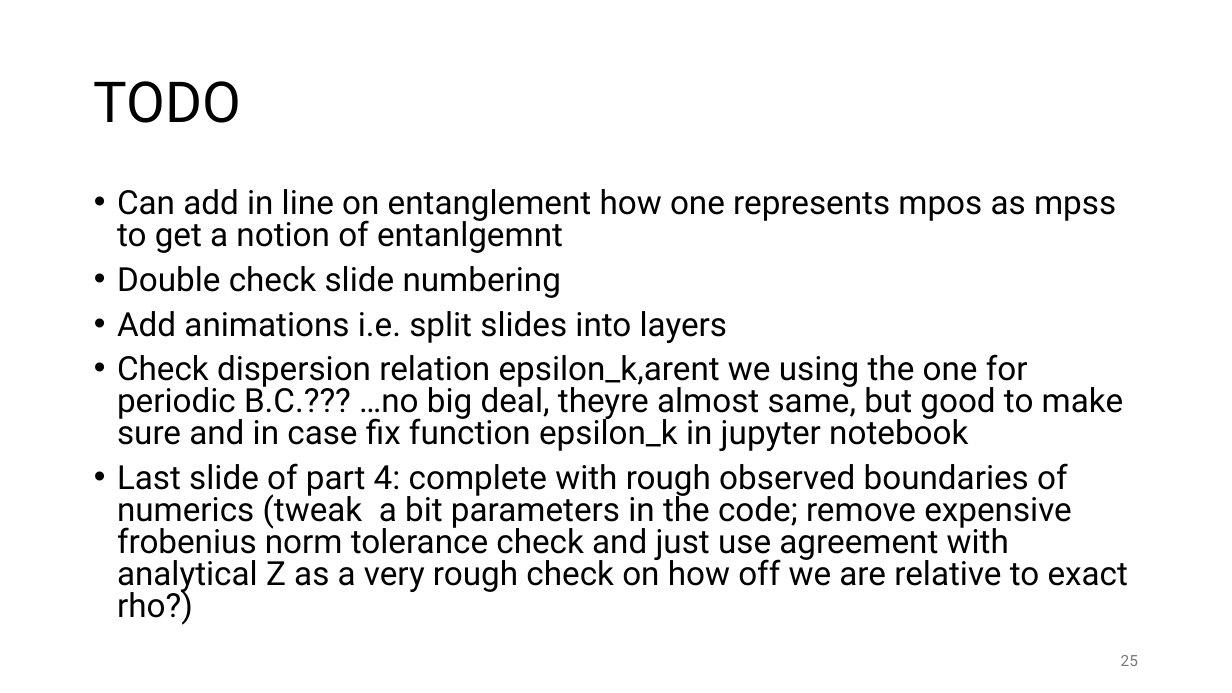
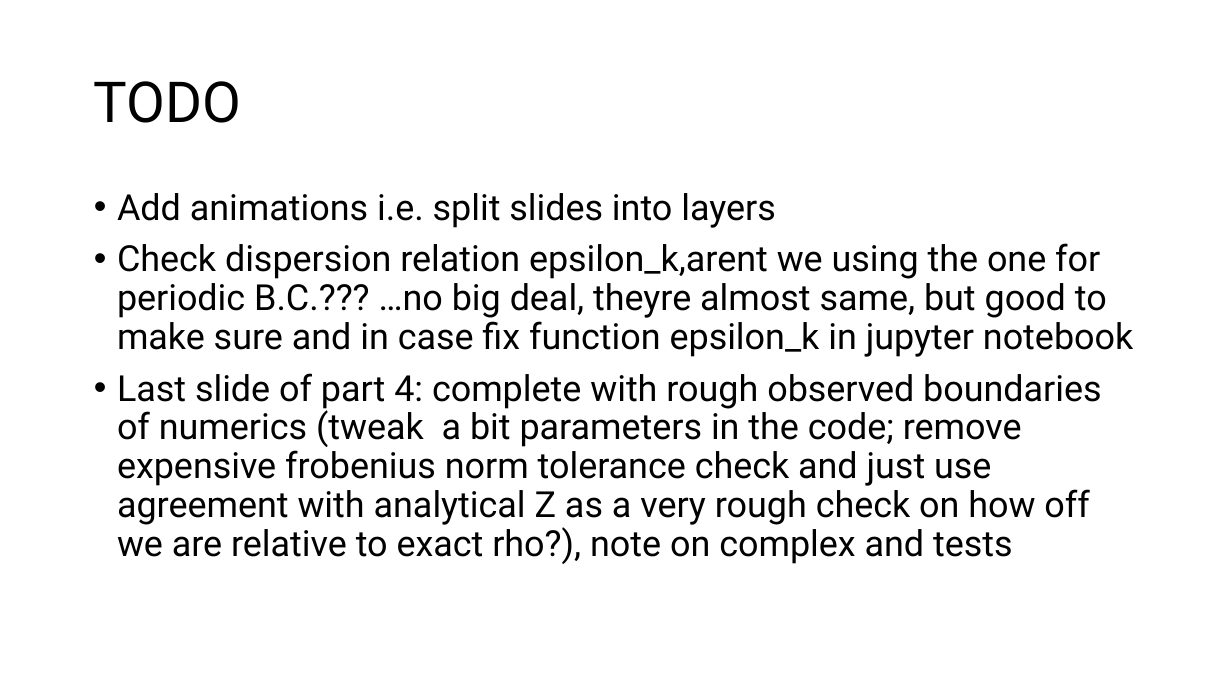
Before and after one commit to MrHighsenberg/XTRG-Algorithm, a slide deck: slide 28 of presentation/Term_Project_XTRG_Presentation.pptx (slide 25 before the commit). Drawn at 1232x693 pixels with LibreOffice and Linux fonts; fonts in the diff are those of the drawing. Boxes give left, top, right and bottom in pixels: in the first picture for what was removed or moved away, otherwise in the second. Text is boxed around its words. In the diff, an @@ line names an element or a change of style, - is before the commit and + after.

```diff
--- a/presentation/Term_Project_XTRG_Presentation.pptx
+++ b/presentation/Term_Project_XTRG_Presentation.pptx
@@ text at (x1=117, y1=189, x2=1116, y2=298): paragraphs removed @@
-• Can add in line on entanglement how one represents mpos as mpss to get a notion of entanlgemnt
-• Double check slide numbering
@@ text at (x1=117, y1=193, x2=1133, y2=357): size 25.9 to 28 pt in "Add animations i.e. split slides into layers", "Check dispersion relation epsilon_k,arent we using the ..."; line spacing 0.8 to 0.9 @@
@@ text at (x1=117, y1=373, x2=1101, y2=564): text changed; size 25.9 to 28 pt @@
-• Last slide of part 4: complete with rough observed boundaries of numerics (tweak a bit parameters in the code; remove expensive frobenius norm tolerance check and just use agreement with analytical Z as a very rough check on how off we are relative to exact rho?)
+• Last slide of part 4: complete with rough observed boundaries of numerics (tweak a bit parameters in the code; remove expensive frobenius norm tolerance check and just use agreement with analytical Z as a very rough check on how off we are relative to exact rho?), note on complex and tests
@@ page number removed at (x1=1121, y1=655, x2=1138, y2=666) @@
-25
```
Also in this commit, not shown: 22 other slides changed, 5 slides added, 2 slides removed, 7 other files.
